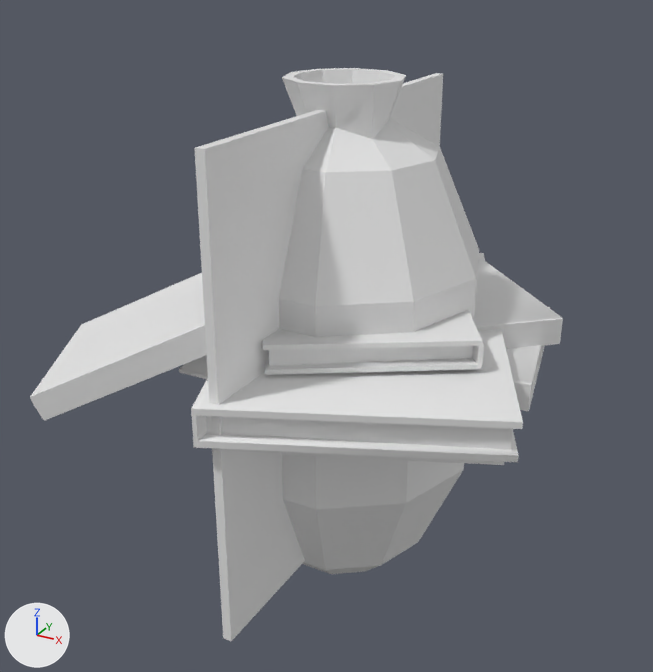
The FBX model ECOE sim/Assets/Art/Environment/Decoration/Decoration.fbx: old version first, new version second.
Both versions are drawn from a camera (50 mm lens) standing at (0.445, -0.848, 0.41) and looking at (-0.022, 0.001, -0.014). Arrows for +X, +Y and +Z are at lower left; the lights stay in place. The picture after the commit comes second. Where no turn or scale is listed for an object, it has been applied to the vertices. Vertices at exactly the same position are counted once.

Objects in the first picture: 'Book', 'BookPile', 'Bottle', 'PaintingSquare' and 1 more.
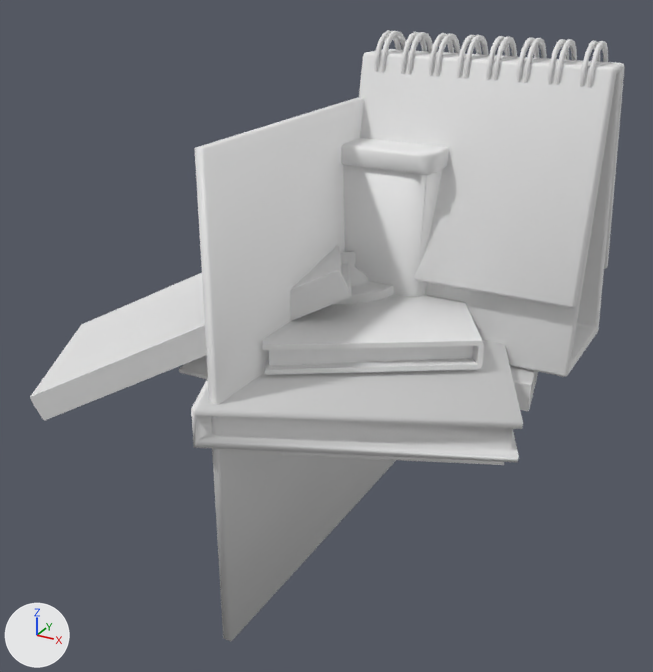
Pixel boxes [x1, y1, x2, y2] of what changed, in the pictures (653 x 672 px):
```json
{"object": "CalendarDesk", "change": "added", "after": [359, 30, 625, 377]}
{"object": "Bottle", "change": "rescaled", "before": [279, 68, 479, 574], "after": [340, 251, 369, 285]}
{"object": "SharpContainer", "change": "added", "after": [341, 138, 449, 297]}
{"part": 2, "of": "me_cuadro_cuadrado_001", "change": "shading changed", "before": [195, 73, 443, 641], "after": [195, 97, 396, 641]}
{"part": 3, "of": "me_book_001", "change": "shading changed", "before": [191, 253, 523, 462], "after": [191, 340, 523, 462]}
```

Scene script edits in JSON lines:
```json
{"block": "me_cuadro_cuadrado_001", "where": "me_cuadro_cuadrado_001.from_pydata(...)  # 16 vertices, 14 faces; spans x -0.004..0.006, y -0.255..0.255, z -0.255..0.255"}
{"block": "me_cuadro_cuadrado_001", "where": "# used by ob_paintingsquare; location = (0.0, 0.0, 0.0)"}
{"block": "me_cuadro_cuadrado_001", "change": "me_cuadro_cuadrado_001 part 2: edges marked sharp go from 24 to 0"}
{"block": "me_book_001", "where": "me_book_001.from_pydata(...)  # 31 vertices, 26 faces; spans x -0.192..0.259, y -0.272..0.28, z -0.02..0.021"}
{"block": "me_book_001", "where": "# used by ob_book; location = (0.0, 0.0, 0.0)"}
{"block": "me_book_001", "change": "me_book_001 part 3: edges marked sharp go from 52 to 0"}
{"block": "me_cylinder_007", "where": "# used by ob_bottle; location = (0.0, 0.0, 0.0)"}
{"op": "remove", "block": "me_cylinder_007", "code": "me_cylinder_007.from_pydata(...)  # 120 vertices, 112 faces; spans x -0.156..0.156, y -0.149..0.149, z -0.296..0.281"}
{"op": "add", "block": "me_cylinder_007", "code": "me_cylinder_007.from_pydata(...)  # 120 vertices, 112 faces; spans x -0.055..0.055, y -0.052..0.052, z -0.103..0.098"}
{"block": "me_cylinder_007", "change": "me_cylinder_007 part 1: the whole mesh is scaled about the mesh origin by 0.349"}
{"op": "add", "block": "me_cube_009", "code": ["me_cube_009 = bpy.data.meshes.new('Cube.009')", "me_cube_009.from_pydata(...)  # 951 vertices, 882 faces; spans x -0.002..0.26, y -0.005..0.138, z -0.002..0.321"]}
{"op": "add", "block": "me_cube_007", "code": ["me_cube_007 = bpy.data.meshes.new('Cube.007')", "me_cube_007.from_pydata(...)  # 454 vertices, 445 faces; spans x -0.026..0.109, y -0.019..0.151, z -0.001..0.268"]}
{"op": "add", "block": "ob_calendardesk", "code": ["ob_calendardesk = bpy.data.objects.new('CalendarDesk', me_cube_009)", "ob_calendardesk.location = (0.0, 0.0, 0.0)"]}
{"op": "add", "block": "ob_sharpcontainer", "code": ["ob_sharpcontainer = bpy.data.objects.new('SharpContainer', me_cube_007)", "ob_sharpcontainer.location = (0.0, 0.0, 0.0)"]}
```
